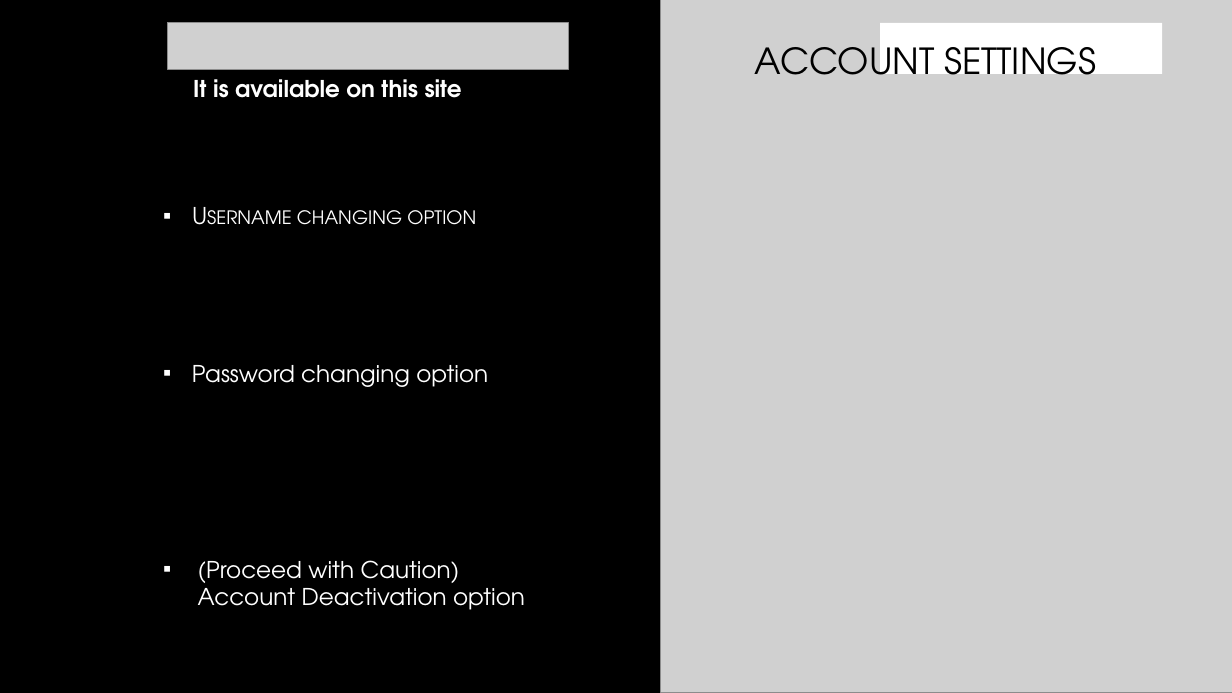
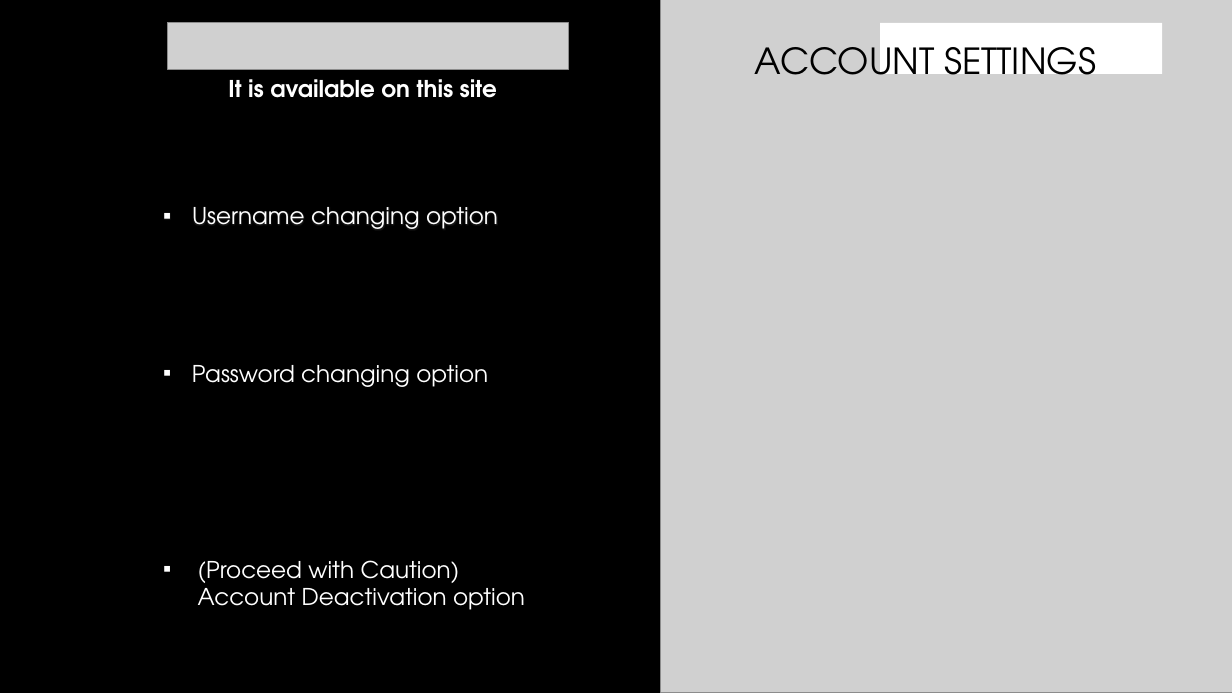
Before and after one commit to szaboxhead/End-of-year-project, a slide deck: slide 6 of Presentation.pptx. Drawn at 1232x693 pixels with LibreOffice and Linux fonts; fonts in the diff are those of the drawing; grey boxes stand for pictures; background and template pictures are left out. Boxes give left, top, right and bottom in pixels: in the first picture for what was removed or moved away, otherwise in the second. Text is boxed around its words. In the diff, an @@ line names an element or a change of style, - is before the commit and + after.

```diff
--- a/Presentation.pptx
+++ b/Presentation.pptx
@@ text "It is available on this ...": place and size @@
-text "It is available on this ..." at (193, 79, 462, 98)
+text "It is available on this ..." at (228, 79, 497, 98)
@@ text "Username changing option" at (192, 207, 498, 229): small capitals off @@
```
Also in this commit, not shown: 3 other slides changed.
